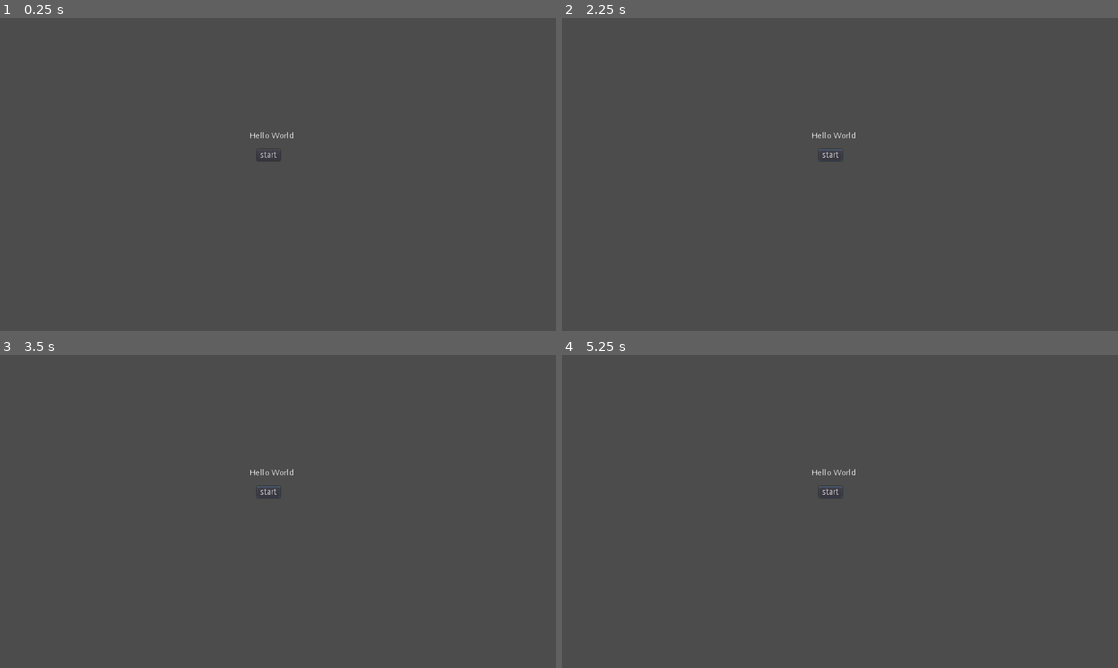
Above: before the commit, frames 1-4 (two rows, left to right).
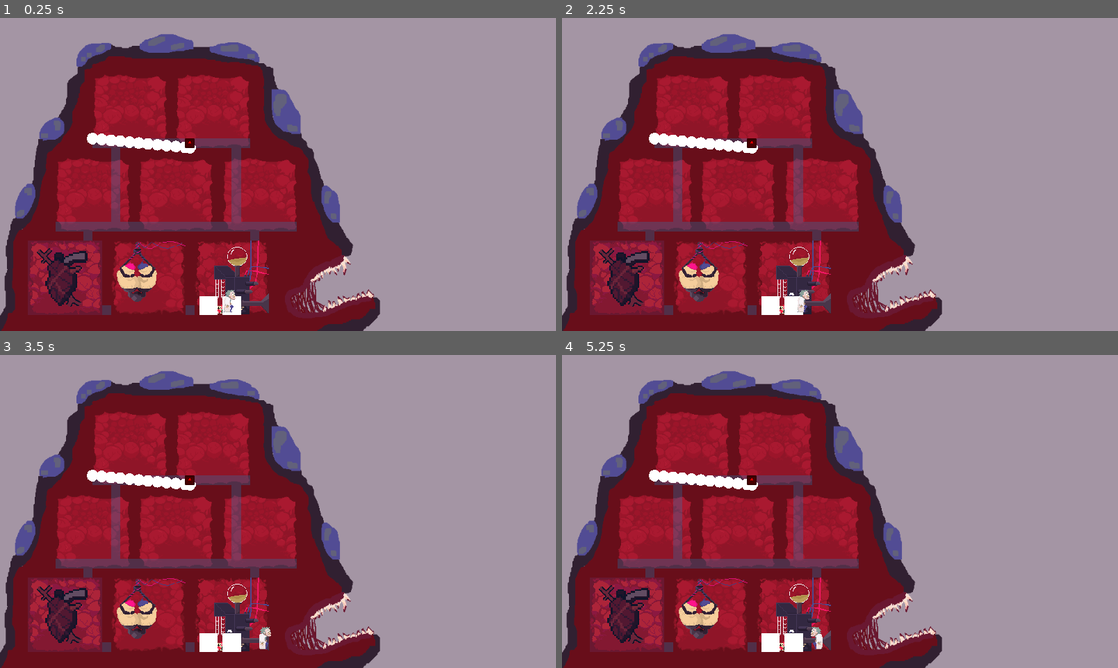
Above: after the commit, the same moments.

Repository: schnuet/ld-game-2020-4
Game: Godot game, scene res://rooms/main.tscn
The game is run twice, just before and just after one commit, with the same random seed, the same clock (stepped at 60 frames per second) and the same inputs. Before the commit the project starts from res://rooms/start.tscn. The engine's default icon, where the game draws it, is replaced by a stand-in: a white triangle on a blue panel in a dark square.
Inputs (mouse positions are in pixels of both pictures, inside the frame that each line leads up to):
- Up to frame 1 (0.25 s): no input
- Up to frame 2 (2.25 s): click (828, 155) at 0.5 s, where only the run before the commit has a clickable "start"; click (828, 155) at 1.25 s, where only the run before the commit has a clickable "start"; tap Enter at 2 s; move the mouse to (962, 158) at 2.02 s; hold D (right) from 2.03 s (still down); tap Space (trigger_action) at 2.1 s; click (962, 158) at 2.17 s
- Up to frame 3 (3.5 s): move the mouse to (166, 527) at 2.77 s; release D (right) at 2.78 s; hold S (down) from 2.78 s (still down); tap Space (trigger_action) at 2.85 s
- Up to frame 4 (5.25 s): tap Space (trigger_action) at 3.5, 3.6, 4.35, 5.1 s; move the mouse to (895, 442) at 3.52 s; release S (down) at 3.53 s; hold D (right) 3.53-4.28 s; move the mouse to (812, 574) at 4.27 s; hold Up (ui_up) 4.28-5.03 s; click (812, 574) at 4.42 s; tap Enter at 5 s; move the mouse to (1006, 558) at 5.02 s; hold A (left) from 5.03 s (still down)

The runs differ from the first frame. In frame 1, 100% of the frame differs, in the area x 0-100%, y 0-100%; in frame 2, 100%; in frame 3, 100%; in frame 4, 100%.

Commit message:
make main scene to start scene

Diff:
--- a/project.godot
+++ b/project.godot
@@ -21,7 +21,7 @@
 [application]
 
 config/name="Ludum Gare Game April 2020"
-run/main_scene="res://rooms/start.tscn"
+run/main_scene="res://rooms/main.tscn"
 config/icon="res://icon.png"
 
 [display]
--- a/rooms/main.tscn
+++ b/rooms/main.tscn
@@ -178,4 +178,4 @@
 [node name="Minion" parent="." instance=ExtResource( 1 )]
 
 [node name="Player" parent="." instance=ExtResource( 3 )]
-position = Vector2( 397.759, 460.06 )
+position = Vector2( 398, 472 )
